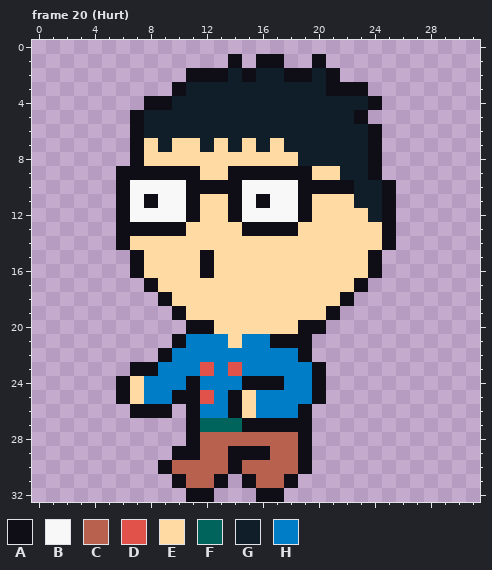
One commit to this pixel-art file: 2D Platformer/Assets/Sprites/Characters/mikeNew.aseprite. That is the earlier state.
32x33 pixels, 24 frames. Shown: frame 20 (Hurt).
Visible layers, top first: "Facial Features", "Body".
Palette (. is transparent): A #0f0e17  B #f8f8f8  C #b8614e  D #e1534a  E #ffdaa2  F #00635c  G #101e29  H #007dc7
Pixels before, frame 20 (Hurt), first column x 6:
 1 ........A.AA..A.....
 2 .....AAAGAGGAAGA....
 3 ....AGGGGGGGGGGAAA..
 4 ..AAGGGGGGGGGGGGGGA.
 5 .AGGGGGGGGGGGGGGGA..
 6 .AGGGGGGGGGGGGGGGGA.
 7 .AEGEEGEGEGEGGGGGGA.
 8 .AEEEEEEEEEEEGGGGGA.
 9 AAAAAAEEAAAAAAEEGGA.
10 ABBBBAAAABBBBAAAAGGA
11 ABABBAEEABABBAEEEGGA
12 ABBBBAEEABBBBAEEEEGA
13 AAAAAEEEEAAAAEEEEEEA
14 AEEEEEEEEEEEEEEEEEEA
15 .AEEEEAEEEEEEEEEEEA.
16 .AEEEEAEEEEEEEEEEEA.
17 ..AEEEEEEEEEEEEEEA..
18 ...AEEEEEEEEEEEEA...
19 ....AEEEEEEEEEEA....
20 .....AAEEEEEEAA.....
21 ....AHHHEHHAAA......
22 ...AHHHHHHHHHA......
23 .AAHHHDHDHHHHHA.....
24 AEHHHAHHHAAAHHA.....
25 AEHHAADHAEHHHHA.....
26 .AAA.AHHAEHHHA......
27 .....AFFFAAAAA......
28 .....ACCCCCCCA......
29 ....AACCAAACCA......
30 ...ACCCCACCCCA......
31 ....ACCA.ACCA.......
32 .....AA...AA........
After the commit:
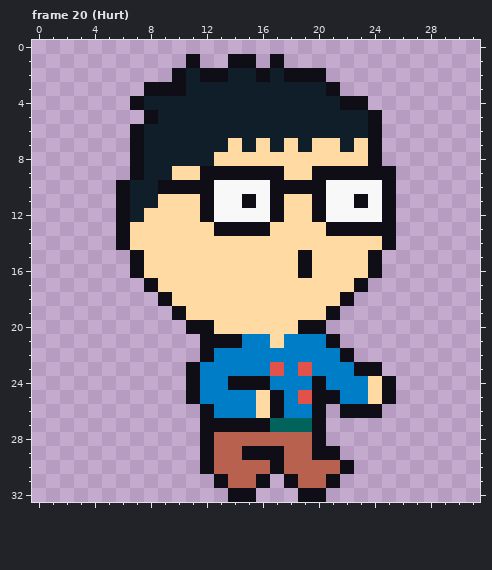
What changed:
Changed rows in their new state; - is an unchanged pixel.
Frame 20 (Hurt), layers "Facial Features", "Body":
first column x 6:
 1 -----A---A.---.-----
 2 ----AG---GA---A.----
 3 --AA------------..--
 4 -AGG------------AA.-
 5 -.A--------------GA-
 7 --G-GG-GEGEGE-EE-E--
 8 --GGGGG------EEEEE--
 9 .-GGEEAA----EEAAAA-A
10 -GGAA--BB--AA--BBBB-
11 -GGEEEABBABAEEABBAB-
12 -GEEEEABB--AEEABBBB-
13 -EEEE--AA--EE--AAAA-
15 ------E------A------
16 ------E------A------
first column x 6:
21 ----..AAA--EHHHA----
22 ---...A------HHHA---
23 -....AH-H--D-DHHHAA-
24 .....---A--H---HHHEA
25 .....-H-HHEA-D-AHHEA
26 -...-.A-HHEA-HA-AAA-
27 -----.AAA--FFFA-----
28 -----.A------CA-----
29 ----..A-C--A-CAA----
30 ---...A-C--A-CCCA---
31 ----...-CCA.-CCA----
32 -----..-AA..-AA-----
